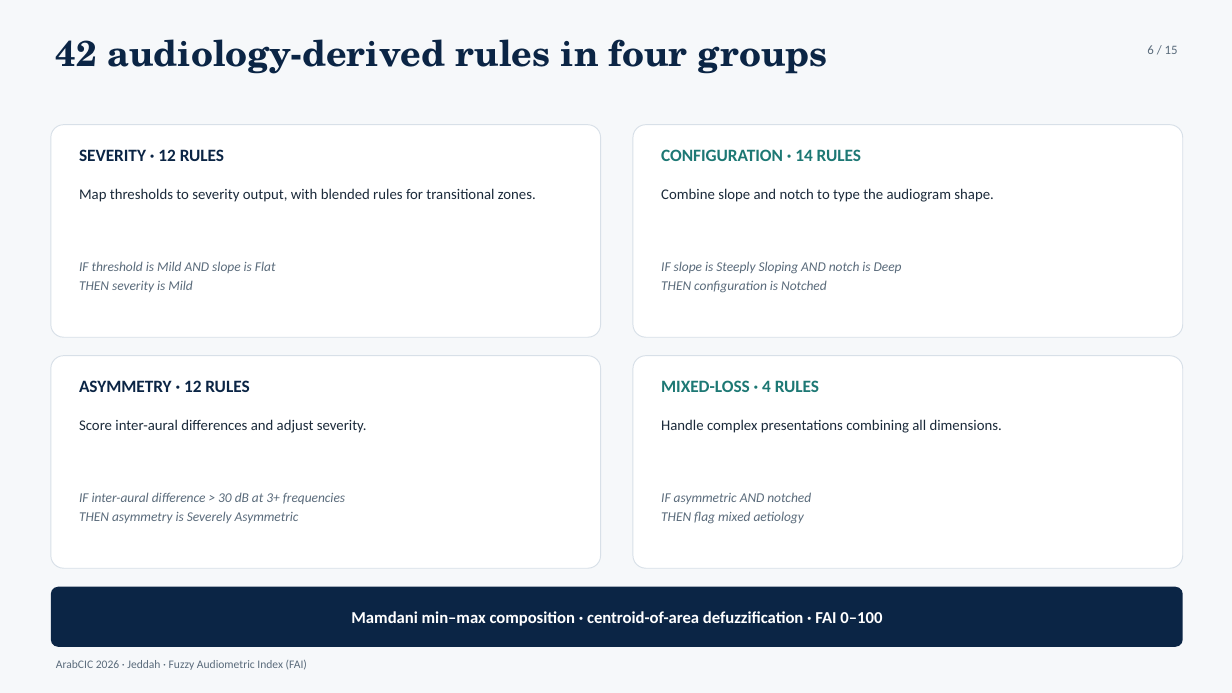
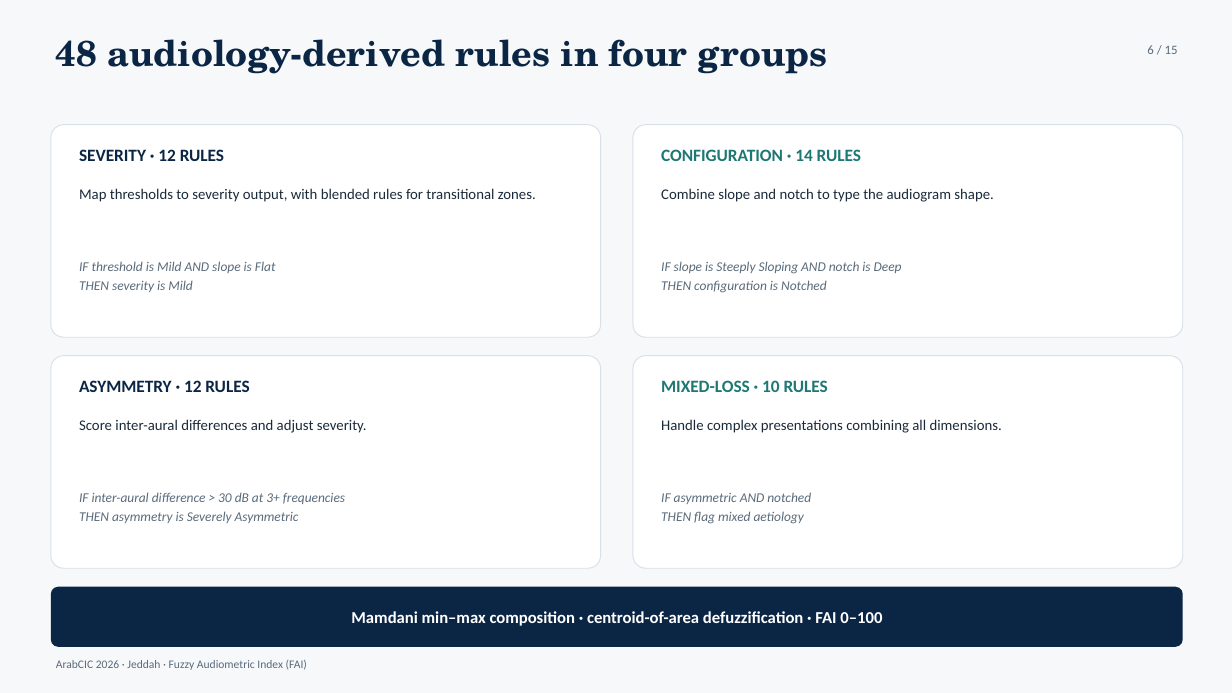
Before and after one commit to ameye/fuzzy-audiogram, a slide deck: slide 6 of arabcic2026/arabcic2026_fuzzy_audiogram.pptx. Drawn at 1232x693 pixels with LibreOffice and Linux fonts; fonts in the diff are those of the drawing. Boxes give left, top, right and bottom in pixels: in the first picture for what was removed or moved away, otherwise in the second. Text is boxed around its words. In the diff, an @@ line names an element or a change of style, - is before the commit and + after.

```diff
--- a/arabcic2026/arabcic2026_fuzzy_audiogram.pptx
+++ b/arabcic2026/arabcic2026_fuzzy_audiogram.pptx
@@ text at [56,39,828,74]: text changed @@
-42 audiology-derived rules in four groups
+48 audiology-derived rules in four groups
@@ text at [661,380,828,392]: text changed @@
-MIXED-LOSS · 4 RULES
+MIXED-LOSS · 10 RULES
```
Also in this commit, not shown: 8 other slides changed, 6 other files.
